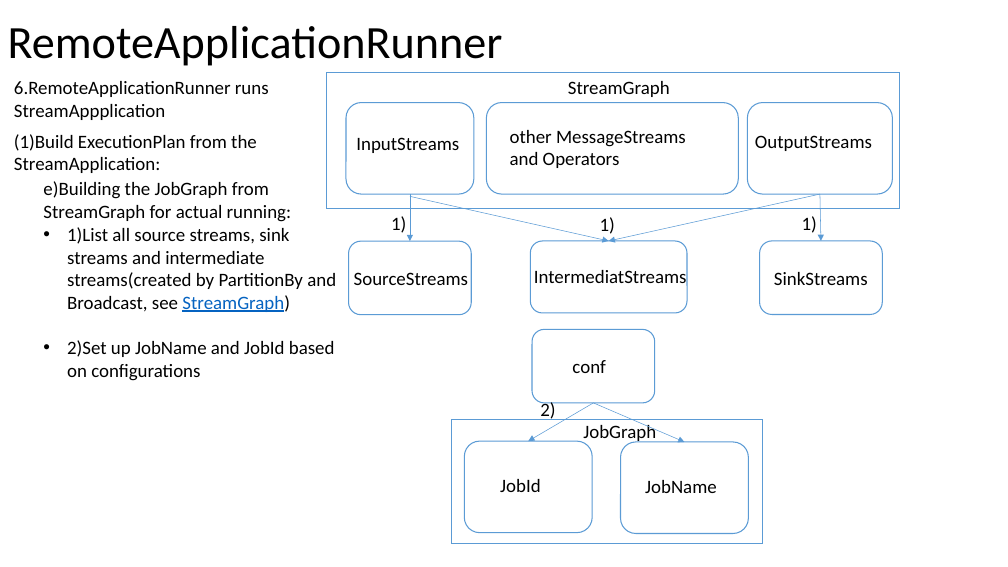
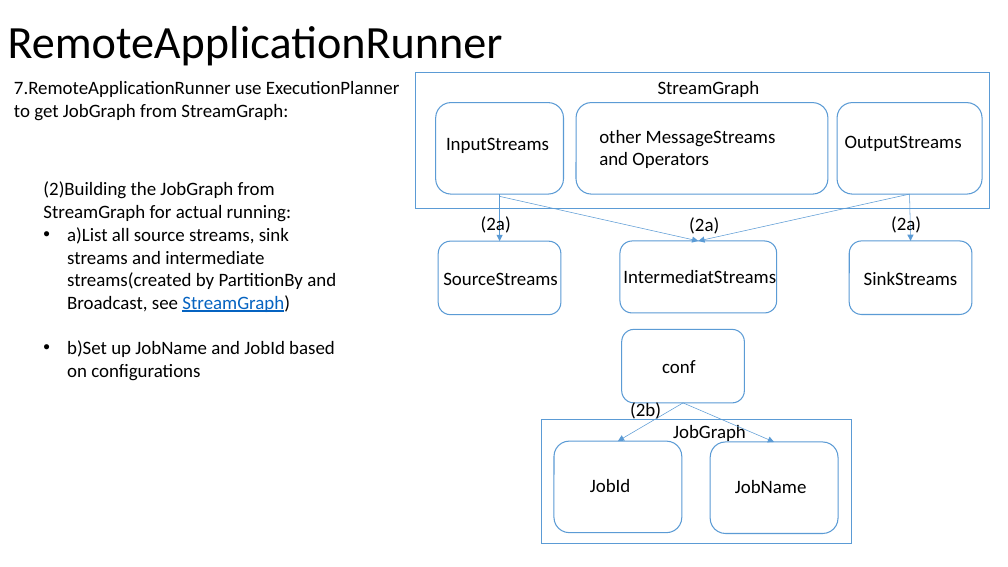
Before and after one commit to Swrrt/Samza-Documents, a slide deck: slide 41 of Documentation/SamzaStructure.pptx (slide 40 before the commit). Drawn at 1008x567 pixels with LibreOffice and Linux fonts; fonts in the diff are those of the drawing. Boxes give left, top, right and bottom in pixels: in the first picture for what was removed or moved away, otherwise in the second. Text is boxed around its words. In the diff, an @@ line names an element or a change of style, - is before the commit and + after.

Commit message:
StreamManager

```diff
--- a/Documentation/SamzaStructure.pptx
+++ b/Documentation/SamzaStructure.pptx
@@ text at [14,81,400,121]: text changed @@
-6.RemoteApplicationRunner runs StreamAppplication
+7.RemoteApplicationRunner use ExecutionPlanner to get JobGraph from StreamGraph:
@@ text removed at [14,134,257,173] @@
-(1)Build ExecutionPlan from the StreamApplication:
@@ text at [43,181,336,381]: text changed @@
-e)Building the JobGraph from StreamGraph for actual running:
-• 1)List all source streams, sink streams and intermediate streams(created by PartitionBy and Broadcast, see StreamGraph)
-• 2)Set up JobName and JobId based on configurations
+(2)Building the JobGraph from StreamGraph for actual running:
+• a)List all source streams, sink streams and intermediate streams(created by PartitionBy and Broadcast, see StreamGraph)
+• b)Set up JobName and JobId based on configurations
@@ 11 texts, 9 rounded rectangles, 6 arrows, 2 rectangles: place and size @@
-11 texts, 9 rounded rectangles, 6 arrows, 2 rectangles at [326,72,900,544]
+11 texts, 9 rounded rectangles, 6 arrows, 2 rectangles at [416,72,990,544]
@@ text at [481,215,511,236]: text changed @@
-1)
+(2a)
@@ text at [689,217,719,234]: text changed @@
-1)
+(2a)
@@ text at [891,214,921,235]: text changed @@
-1)
+(2a)
@@ text at [630,402,661,422]: text changed @@
-2)
+(2b)
```
Also in this commit, not shown: 23 other slides changed, 1 slide added.
